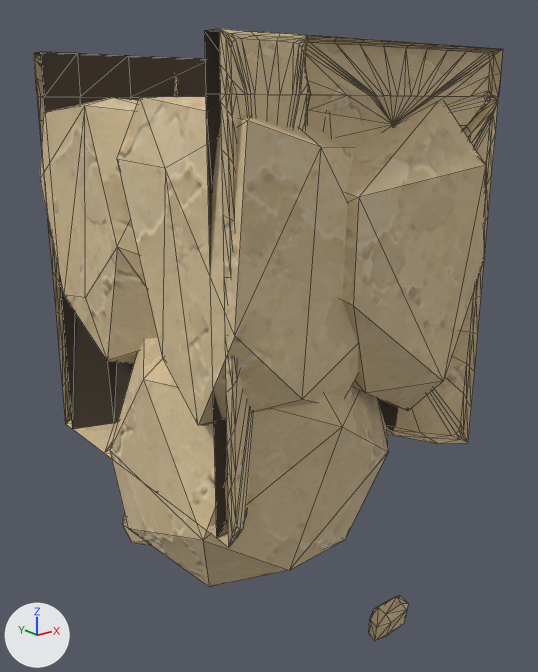
The glTF model assets/custom/models/ground_modules/ground_bottom_strip_08.glb, before and after one commit.
Camera for both pictures: a 50 mm lens placed at (-0.97, -1.38, 0.76), pointed at (0.53, 0.49, 0.01). The axes (+X, +Y, +Z) are drawn at lower left. The lights are the same throughout. The older version comes first. Mesh edges are drawn as thin lines. Vertices at exactly the same position are counted once.

Names of what the first picture shows: 'GroundBottomStrip08_Body'.
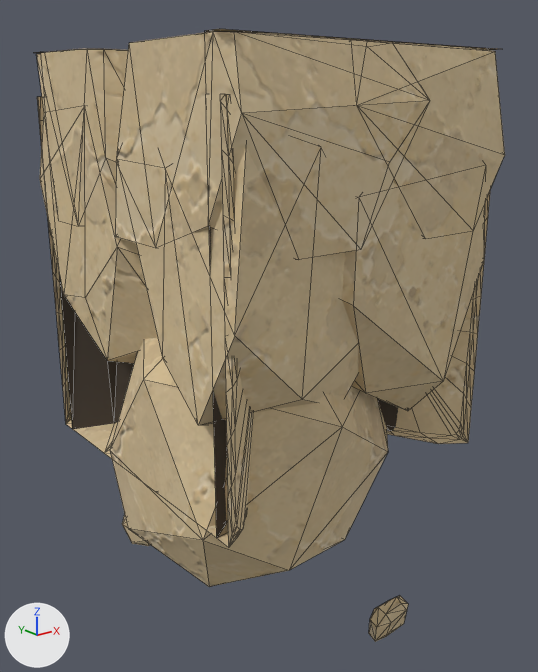
Pixel boxes (x1, y1, x2, y2) of what changed, in the pictures (538 x 672 px; the box of a moved part takes in the faces that stretch with it):
'GroundBottomStrip08_Body', reshaped: before (33, 29, 503, 642); after (34, 29, 505, 642)
part 1 of me_groundbottomstrip08_bodymesh, added (beige): after (36, 49, 128, 194)
part 2 of me_groundbottomstrip08_bodymesh, moved or reshaped: before (219, 29, 503, 123); after (115, 31, 505, 257)
part 3 of me_groundbottomstrip08_bodymesh, reshaped (mostly hidden): before (33, 53, 178, 121)

The edits, one by one:
me_groundbottomstrip08_bodymesh is used by ob_groundbottomstrip08_body; location (0.0, 0.0, 0.0).
me_groundbottomstrip08_bodymesh had 967 vertices, 1821 faces and spanned x 0.0..1.0, y -0.04..1.04, z -0.96..0.91.
me_groundbottomstrip08_bodymesh now has 920 vertices, 1636 faces and spans x 0.0..1.0, y -0.04..1.04, z -0.96..0.91.
me_groundbottomstrip08_bodymesh part 1: a new loose piece of 25 vertices spanning x 0.0..0.65, y 0.47..1.04, z 0.4..0.91, in mat_sandstone_plate_15_003.
me_groundbottomstrip08_bodymesh part 2: 5 vertices moved within x 0.28..0.73, y 0.0..0.05, z 0.78..0.91; 71 vertices removed from x 0.0..1.0, y -0.01..0.07, z 0.78..0.91; 49 vertices added at x 0.0..1.0, y -0.04..0.53, z 0.4..0.91.
me_groundbottomstrip08_bodymesh part 3: 6 vertices moved within x 0.17..0.99, y 0.99..1.0, z 0.78; 77 vertices removed from x 0.0..1.0, y 0.93..1.0, z 0.78..0.91.
Other edits to the shape of me_groundbottomstrip08_bodymesh do not show in these pictures.
